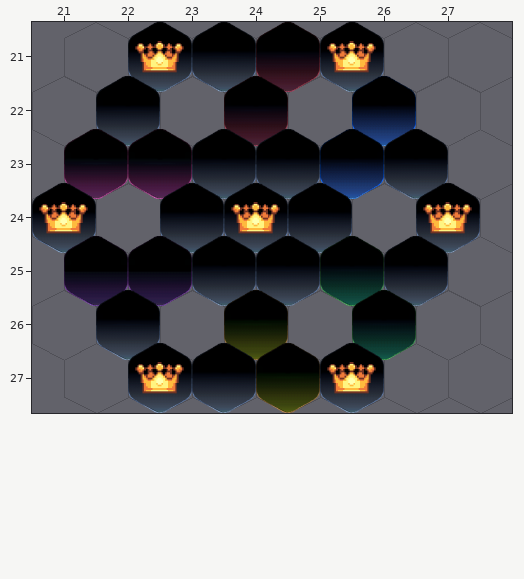
Two states of a Tiled map, packages/assets/maps/planet-map/planetMap-6EmpSmallHex.tmx. The first picture shows the starting point.
Cells are 172x188 px. Hexagonal. Every second row is shifted by half a cell. Shown: x 21..27, y 21..27.
New version:
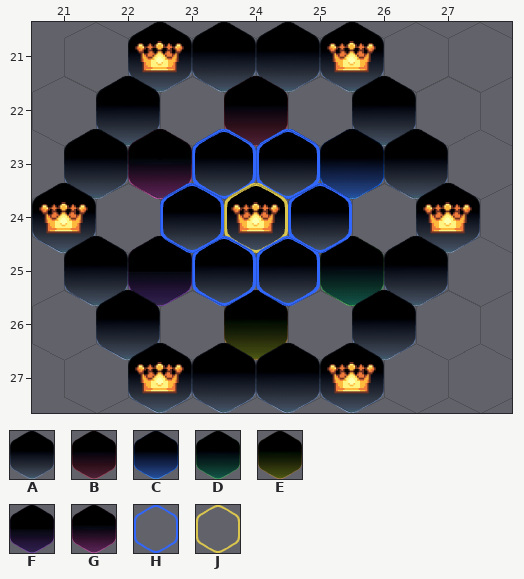
Key: from "planet-tiles": A 0 "hex_grey", B 1 "hex_red", C 2 "hex_blue", D 3 "hex_green", E 4 "hex_yellow", F 5 "hex_purple", G 6 "hex_pink"; from "treasure-tiles": H 0 "hex_blueframe", J 1 "hex_goldframe".
_ is an empty cell.
Tiles of an added or newly shown layer are drawn over the layers below it.
The edit:
Layer "Tile Layer 1":
Tile A replaces tile B in row 21 at x 24.
Tile A replaces tile C in row 22 at x 26.
Tile A replaces tile D in row 26 at x 26.
Tile A replaces tile E in row 27 at x 24.
Tile A replaces tile F in row 25 at x 21.
Tile A replaces tile G in row 23 at x 21.
Layer "Tile Layer 3" (added):
Tile H is added in row 23 at x 23 to 24; in row 24 at x 23 and 25; in row 25 at x 23 to 24.
Tile J is added in row 24 at x 24.
Where, in picture pixels (left, top, right, bottom), the same in both pictures:
changed: (256, 23, 320, 92)
changed: (352, 76, 416, 146)
changed: (64, 130, 128, 199)
added: (160, 129, 352, 306)
changed: (64, 246, 128, 306)
changed: (352, 295, 416, 360)
changed: (256, 343, 320, 413)
